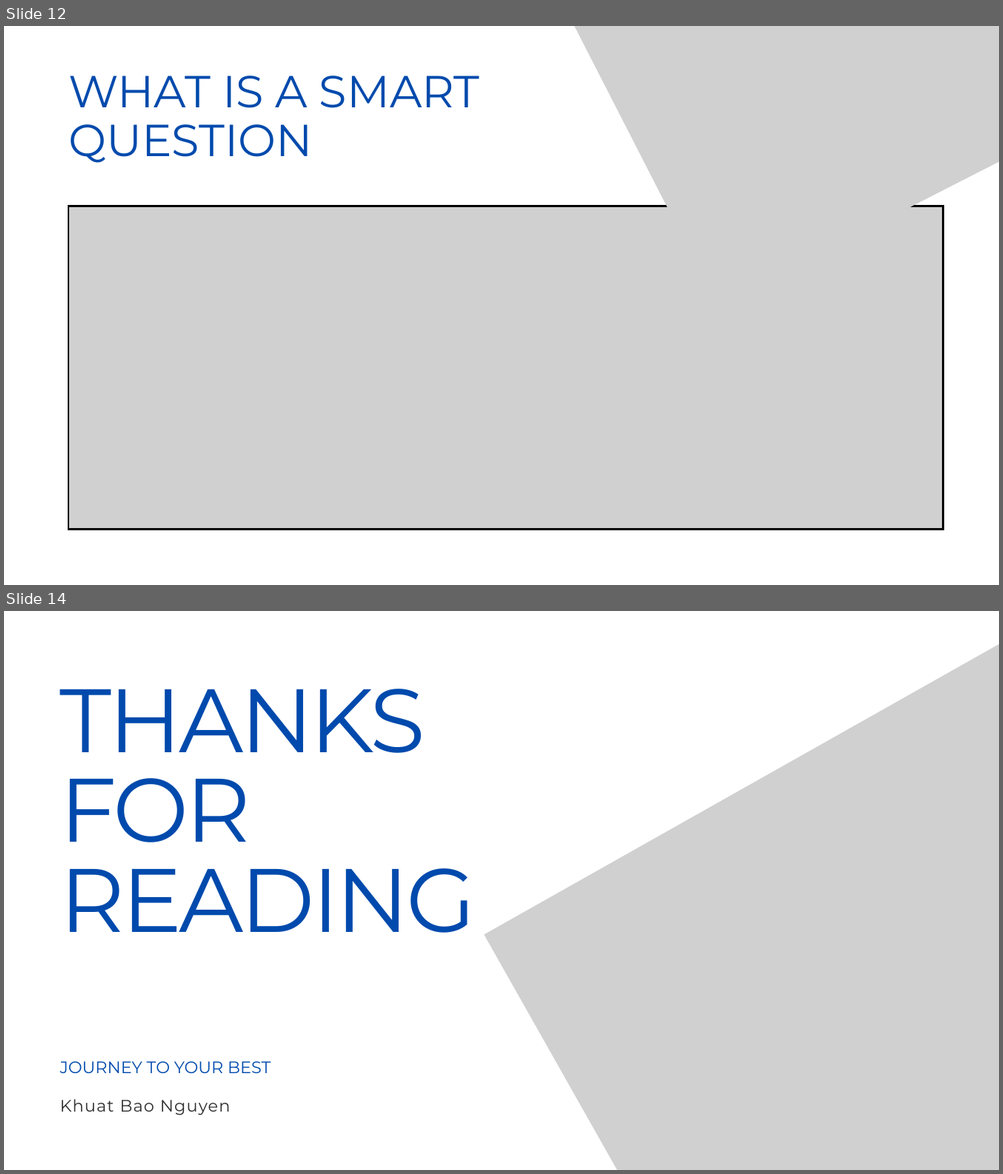
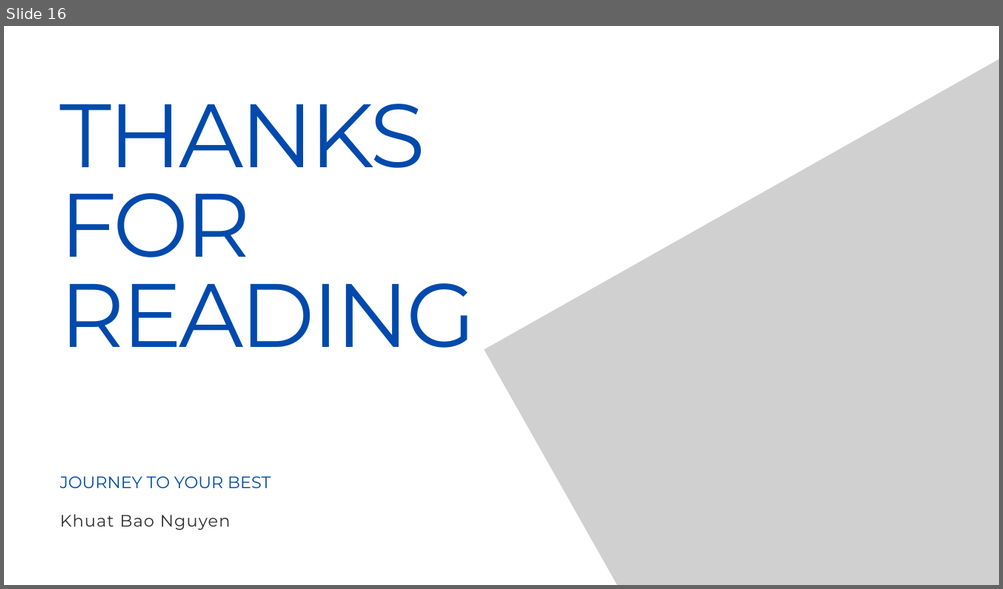
Before and after one commit to khuatbaonguyen123/JourneyToYourBest, a slide deck: Challenge 0/Challenge 0 - Khuat Bao Nguyen.pptx. Shown one above the other, each under a label of ours: slides 12 and 14 before the commit, slide 16 after it; the slides between them are not shown. The pictures are 1003x1174 and 1003x589 pixels, drawn with LibreOffice and Linux fonts; fonts in the diff are those of the drawing; grey boxes stand for pictures. Boxes give left, top, right and bottom in pixels: in the first picture for what was removed or moved away, otherwise in the second. Text is boxed around its words. In the diff, an @@ line names an element or a change of style, - is before the commit and + after.

```diff
--- a/Challenge 0/Challenge 0 - Khuat Bao Nguyen.pptx
+++ b/Challenge 0/Challenge 0 - Khuat Bao Nguyen.pptx
@@ slide 12 removed at bbox=[4, 26, 999, 585], background #FFFFFF @@
@@ picture removed at bbox=[526, 26, 999, 306] @@
@@ text removed at bbox=[68, 76, 480, 163] @@
-WHAT IS A SMART QUESTION
@@ picture removed at bbox=[68, 206, 943, 530] @@
@@ what was slide 14 is now slide 16 @@
```
Also in this commit, not shown: 2 slides changed, 3 slides added, 2 other files.
